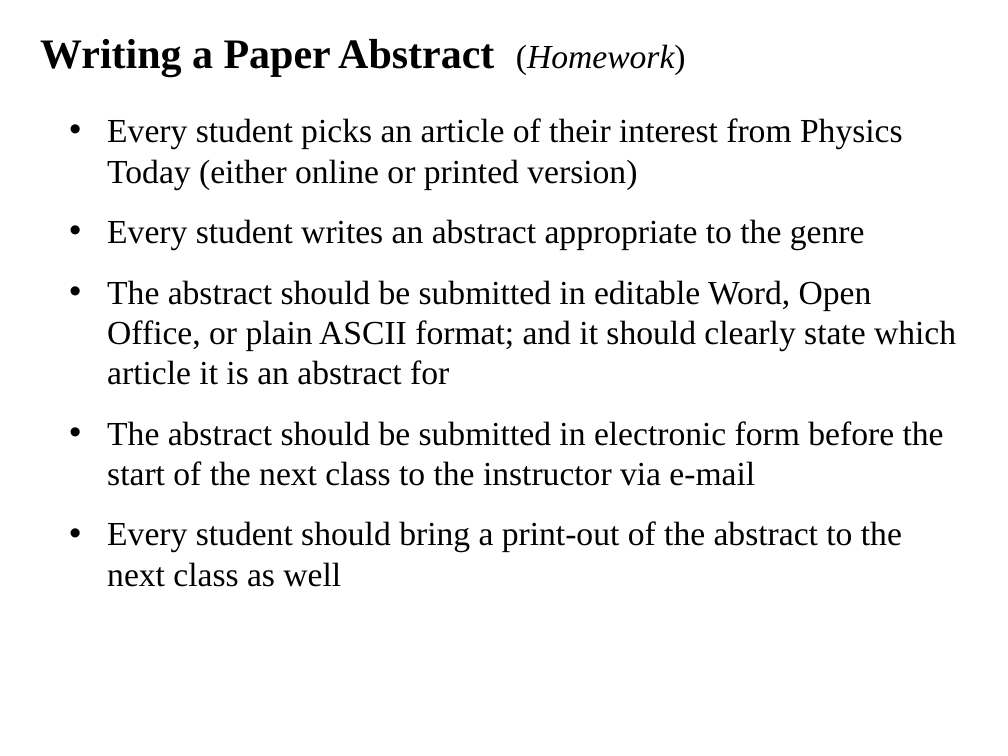
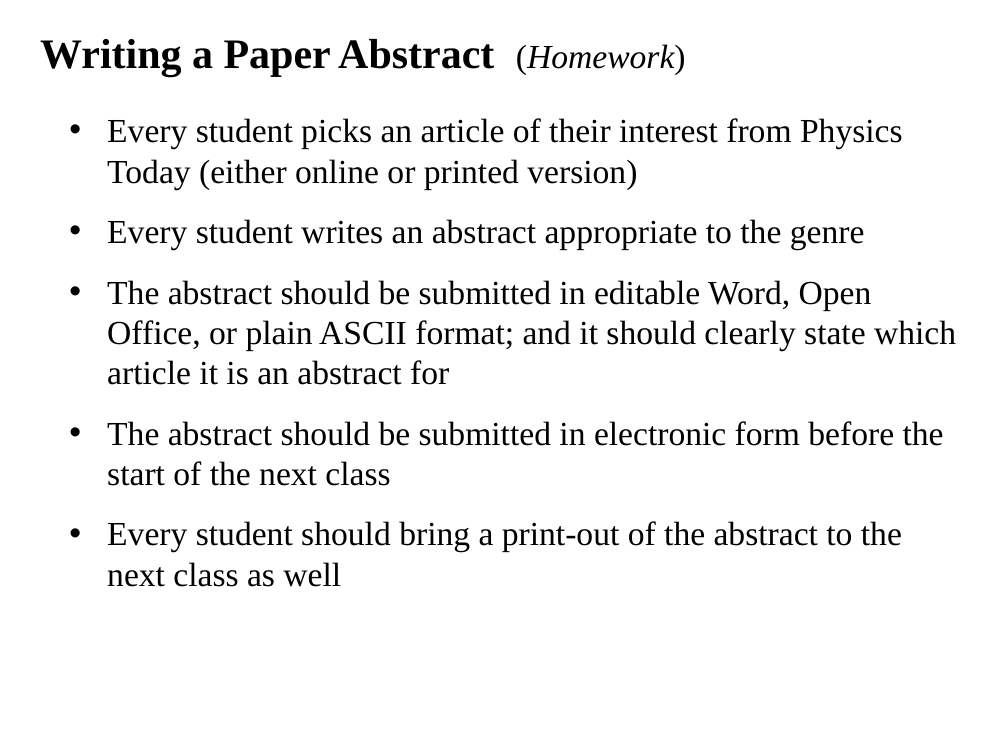
Before and after one commit to ajvanderhorst/PhysicsCapstoneGW, a slide deck: slide 7 of CapstoneSlides/CapstoneClass04.pptx. Drawn at 1008x756 pixels with LibreOffice and Linux fonts; fonts in the diff are those of the drawing. Boxes give left, top, right and bottom in pixels: in the first picture for what was removed or moved away, otherwise in the second. Text is boxed around its words. In the diff, an @@ line names an element or a change of style, - is before the commit and + after.

```diff
--- a/CapstoneSlides/CapstoneClass04.pptx
+++ b/CapstoneSlides/CapstoneClass04.pptx
@@ text at <box>107,421,944,486</box>: text changed @@
-• The abstract should be submitted in electronic form before the start of the next class to the instructor via e-mail
+• The abstract should be submitted in electronic form before the start of the next class
```
Also in this commit, not shown: 5 other files.
